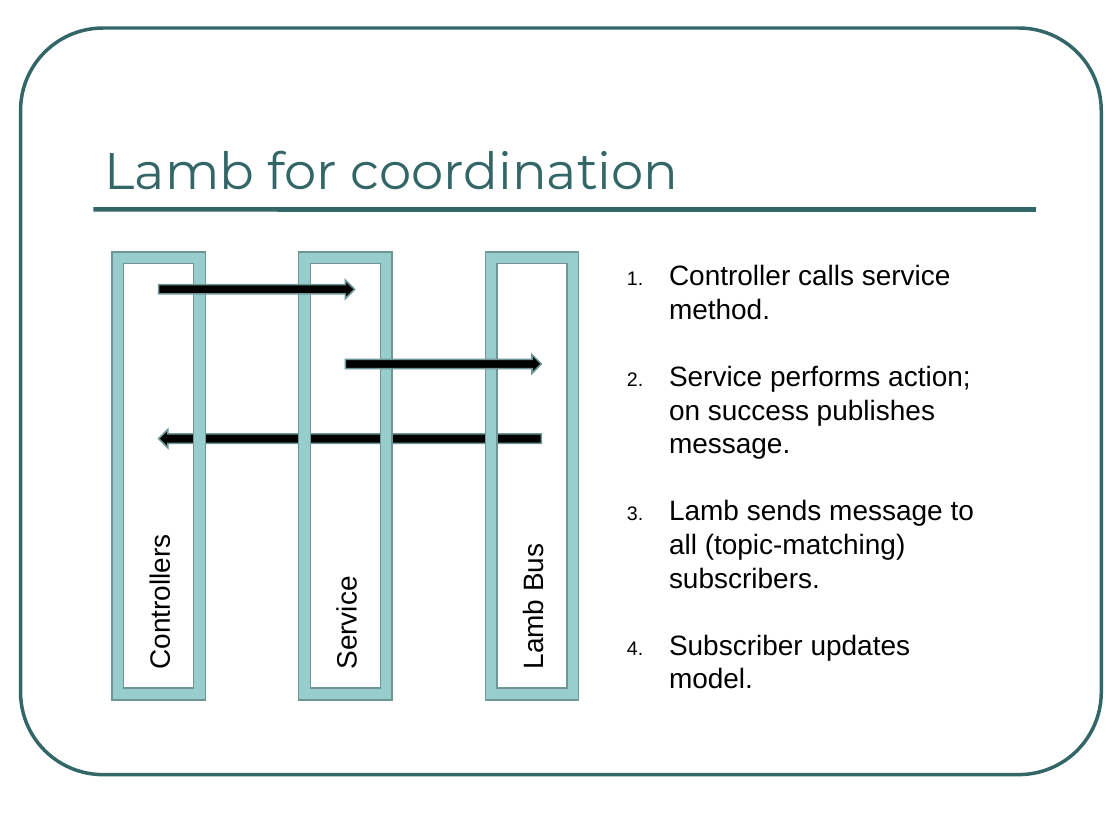
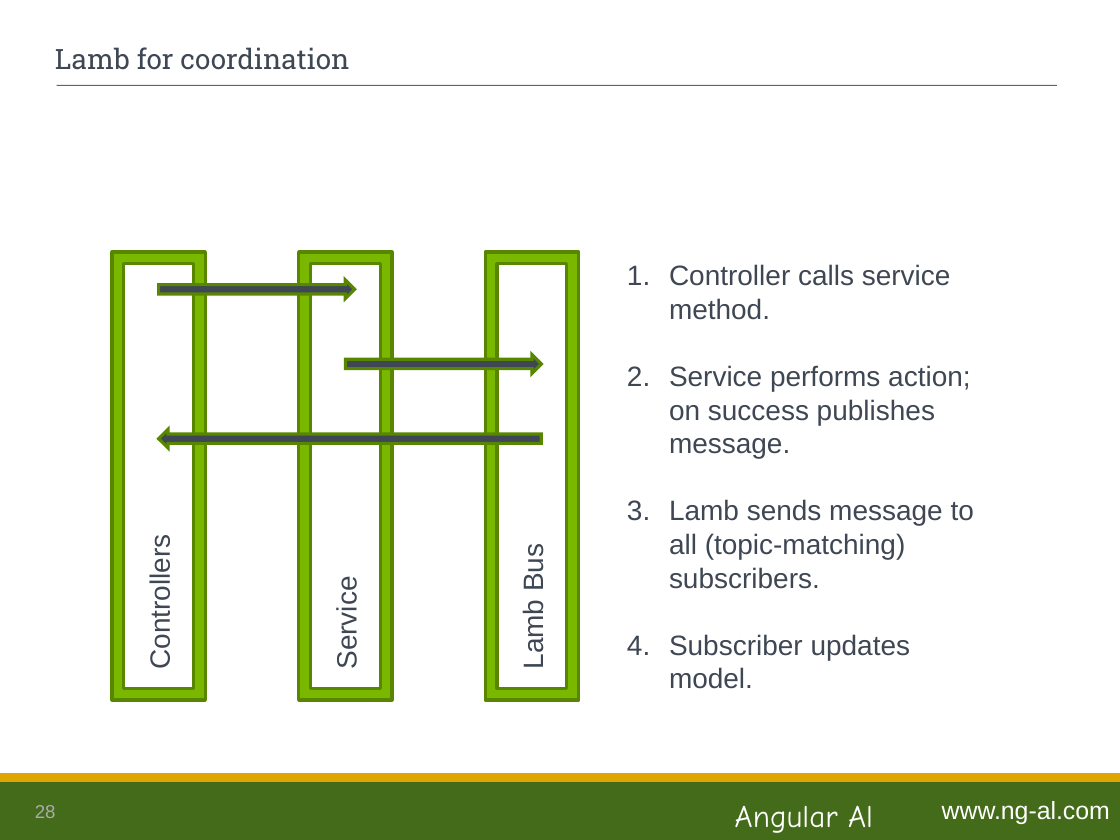
Before and after one commit to ng-al/LambSampleApp, a slide deck: slide 28 of Lamb.ppt (slide 27 before the commit). Drawn at 1120x840 pixels with LibreOffice and Linux fonts; fonts in the diff are those of the drawing. Boxes give left, top, right and bottom in pixels: in the first picture for what was removed or moved away, otherwise in the second. Text is boxed around its words. In the diff, an @@ line names an element or a change of style, - is before the commit and + after.

```diff
--- a/Lamb.ppt
+++ b/Lamb.ppt
@@ rounded rectangle removed at [20,28,1101,775] @@
@@ title "Lamb for coordination": place and size @@
-title "Lamb for coordination" at [105,150,679,190]
+title "Lamb for coordination" at [55,47,349,70]
@@ title "Lamb for coordination" at [55,47,349,70]: size 33 to 18 pt, font Montserrat to Roboto Slab, text colour #336666 to #3E4753; vertical alignment bottom to middle @@
@@ line moved from (93, 209) - (1036, 209) to (57, 85) - (1057, 85) @@
@@ line (57, 85) - (1057, 85): stroke #336666 3 pt to #626366 0.74 pt @@
@@ fill #97CDCC to #7AB800; outline #6E9695 0.99 pt to #588600 2.01 pt in 3 elements at [112,252,205,700], [299,252,392,700], [485,252,578,700] @@
@@ text "Controller calls service method." at [669,264,974,689]: text colour #000000 to #3E4753; bullet colour #000000 to #3E4753 @@
@@ fill #000000 to #3E4753; outline #6E9695 0.99 pt to #588600 2.01 pt in 3 elements at [159,429,542,448], [159,280,355,299], [345,355,541,374] @@
@@ text colour #000000 to #3E4753 in 3 elements at [144,548,175,665], [331,585,362,666], [518,547,549,667] @@
@@ rectangle added at [0,778,1120,840], fill #446B19 @@
@@ rectangle added at [0,775,1120,781], fill #DFA602, outline #DFA602 2.01 pt @@
@@ page number added at [35,805,56,818], 12 pt, text #AAABAC @@
+28
@@ text added at [735,805,873,833], 20 pt, text #FFFFFF @@
+Angular Al
@@ text added at [942,801,1110,824], 16 pt, text #FFFFFF @@
+www.ng-al.com
```
Also in this commit, not shown: 37 other slides changed, 1 slide added, 1 other file.
